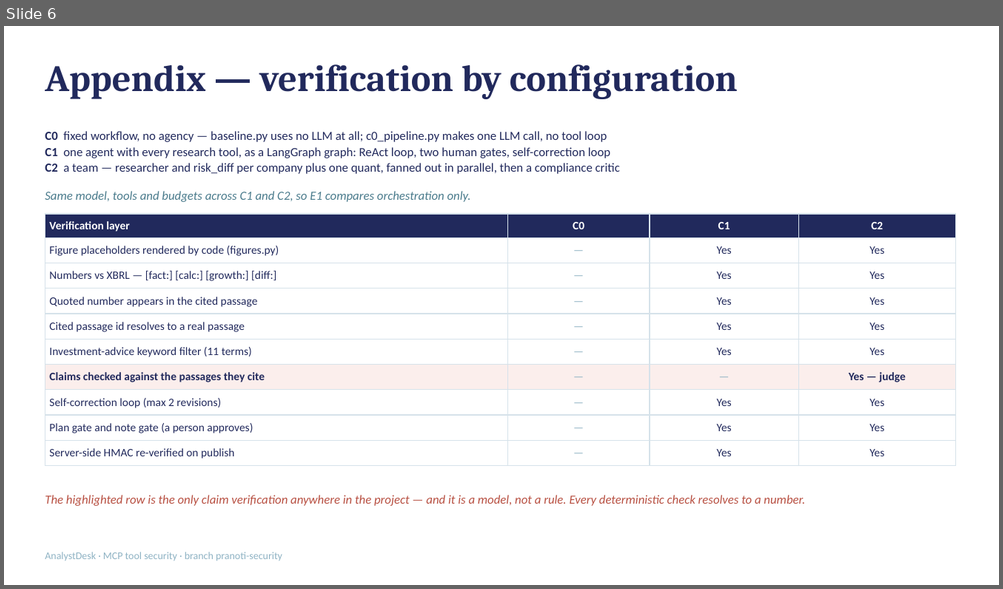
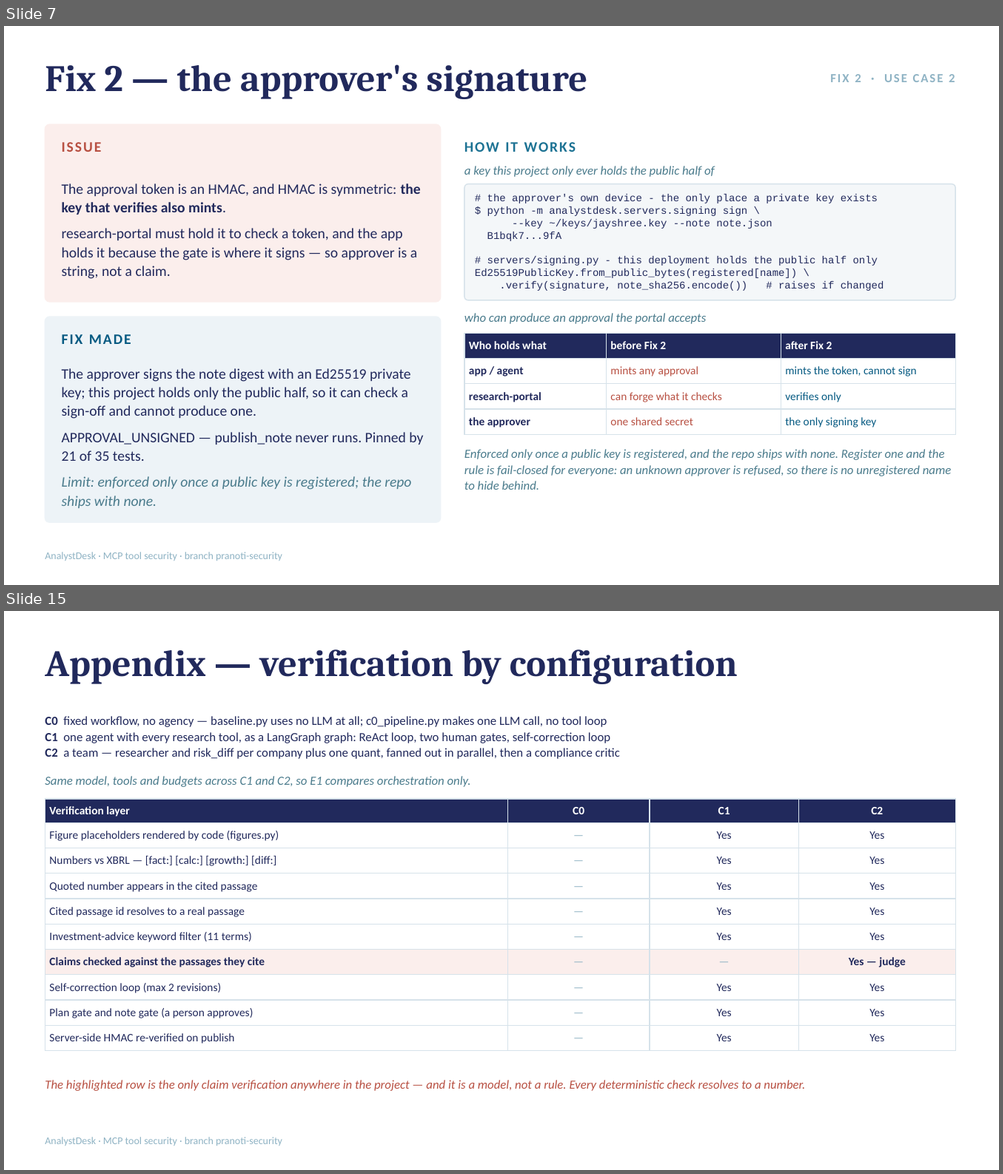
Before and after one commit to tshubhi24-dot/Capstone_IITB_2026, a slide deck: jayshree/analyst_desk/docs/presentation.pptx. Shown one above the other, each under a label of ours: slide 6 before the commit, slides 7 and 15 after it; the slides between them are not shown. The pictures are 1003x589 and 1003x1174 pixels, drawn with LibreOffice and Linux fonts; fonts in the diff are those of the drawing. Boxes give left, top, right and bottom in pixels: in the first picture for what was removed or moved away, otherwise in the second. Text is boxed around its words. In the diff, an @@ line names an element or a change of style, - is before the commit and + after.

```diff
--- a/jayshree/analyst_desk/docs/presentation.pptx
+++ b/jayshree/analyst_desk/docs/presentation.pptx
@@ slide 7 added at box(4, 26, 999, 585), background #FFFFFF; not listed: 1 template element that a slide beside it also shows @@
@@ title added at box(45, 64, 587, 99), 36 pt, text #21295C, bold @@
+Fix 2 — the approver's signature
@@ text added at box(830, 74, 954, 82), 12 pt, text #8FB3C4, bold @@
+FIX 2 · USE CASE 2
@@ rounded rectangle added at box(45, 124, 441, 302), fill #FBEEEC, outline #FBEEEC 1 pt @@
@@ text added at box(62, 135, 424, 157), 14 pt, text #B85042, bold @@
+ISSUE
@@ text added at box(505, 142, 518, 152), 14 pt, text #1C7293, bold @@
+HOW IT WORKS
@@ text added at box(464, 166, 714, 177), 12 pt, text #4A7B8C, italic @@
+a key this project only ever holds the public half of
@@ text added at box(62, 184, 421, 279), 14 pt, text #21295C @@
+The approval token is an HMAC, and HMAC is symmetric: the key that verifies also mints.
+research-portal must hold it to check a token, and the app holds it because the gate is where it signs — so approver is a string, not a claim.
@@ rounded rectangle added at box(464, 184, 956, 301), fill #F4F7F9, outline #D6E2EA 1 pt @@
@@ text added at box(475, 194, 884, 291), 10 pt, text #21295C @@
+# the approver's own device - the only place a private key exists
+$ python -m analystdesk.servers.signing sign \
+--key ~/keys/jayshree.key --note note.json
+B1bqk7...9fA
+# servers/signing.py - this deployment holds the public half only
+Ed25519PublicKey.from_public_bytes(registered[name]) \
+.verify(signature, note_sha256.encode()) # raises if changed
@@ text added at box(464, 313, 706, 324), 12 pt, text #4A7B8C, italic @@
+who can produce an approval the portal accepts
@@ rounded rectangle added at box(45, 317, 441, 523), fill #EDF3F7, outline #EDF3F7 1 pt @@
@@ table added at box(464, 333, 956, 431), 4 rows, 3 columns @@
+Who holds what | before Fix 2 | after Fix 2
+app / agent | mints any approval | mints the token, cannot sign
+research-portal | can forge what it checks | verifies only
+the approver | one shared secret | the only signing key
@@ text added at box(644, 341, 657, 349), 14 pt, text #065A82, bold @@
+FIX MADE
@@ text added at box(62, 369, 423, 508), 14 pt, text #21295C @@
+The approver signs the note digest with an Ed25519 private key; this project holds only the public half, so it can check a sign-off and cannot produce one.
+APPROVAL_UNSIGNED — publish_note never runs. Pinned by 21 of 35 tests.
+Limit: enforced only once a public key is registered; the repo ships with none.
@@ text added at box(464, 449, 951, 490), 12 pt, text #4A7B8C, italic @@
+Enforced only once a public key is registered, and the repo ships with none. Register one and the rule is fail-closed for everyone: an unknown approver is refused, so there is no unregistered name to hide behind.
@@ what was slide 6 is now slide 15 @@
```
Also in this commit, not shown: 6 slides changed, 8 other slides added, 27 other files.
